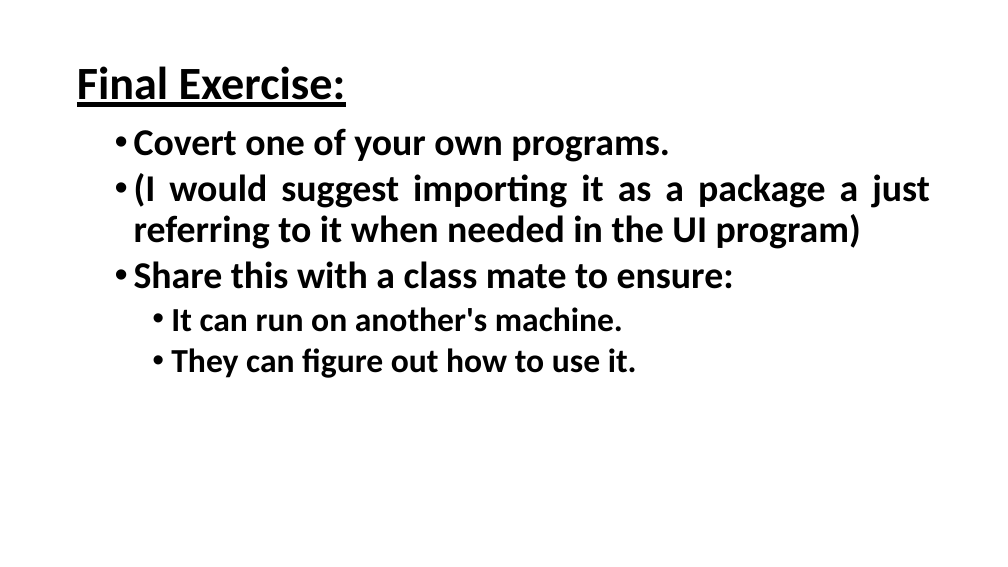
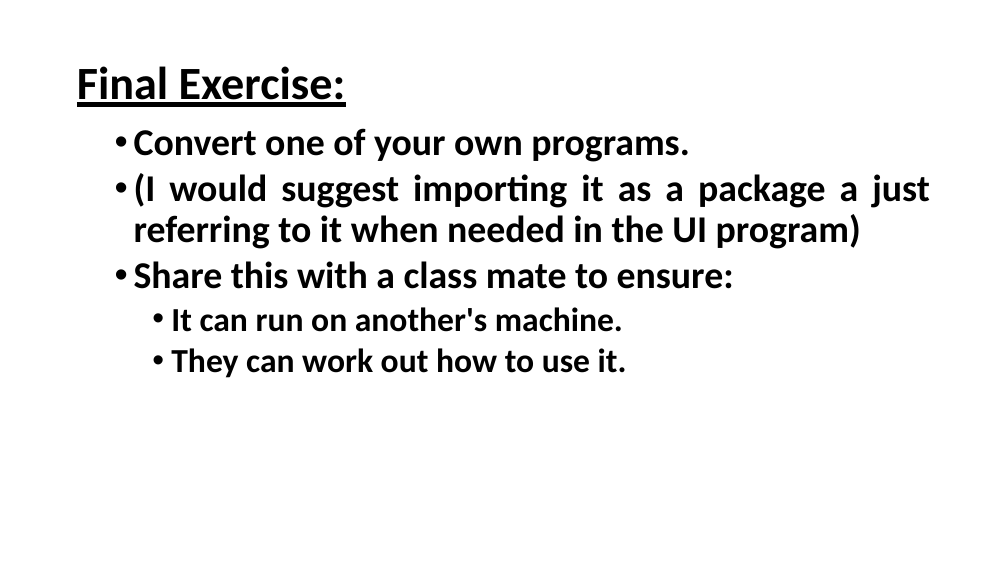
Before and after one commit to joeybrennan/Python-UI-Projects, a slide deck: slide 23 of GUI How to/User Interfaces.pptx (slide 19 before the commit). Drawn at 1008x567 pixels with LibreOffice and Linux fonts; fonts in the diff are those of the drawing; background and template pictures are left out. Boxes give left, top, right and bottom in pixels: in the first picture for what was removed or moved away, otherwise in the second. Text is boxed around its words. In the diff, an @@ line names an element or a change of style, - is before the commit and + after.

```diff
--- a/GUI How to/User Interfaces.pptx
+++ b/GUI How to/User Interfaces.pptx
@@ text at [134,128,690,162]: text changed @@
-  • Covert one of your own programs.
+  • Convert one of your own programs.
@@ text at [171,348,627,378]: text changed @@
-    • They can figure out how to use it.
+    • They can work out how to use it.
```
Also in this commit, not shown: 5 other slides changed, 4 slides added.
